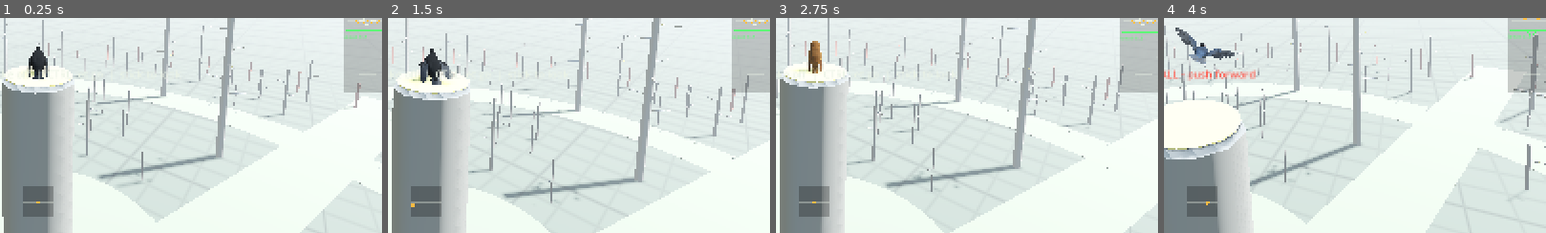
Above: before the commit, frames 1-4 (left to right).
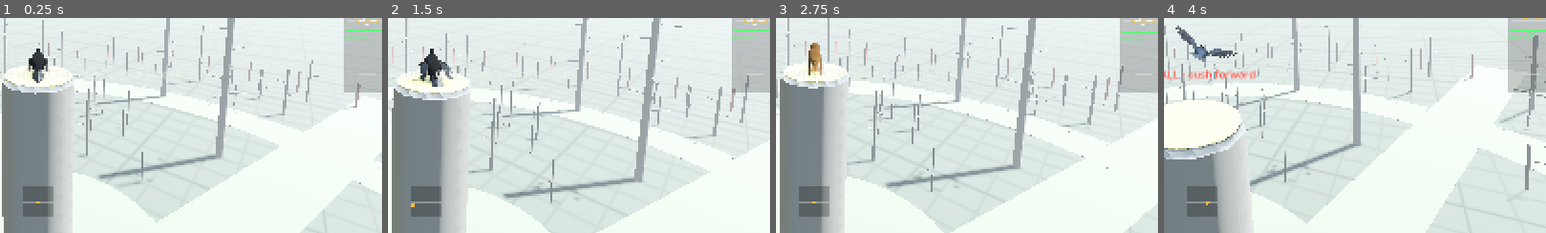
Above: after the commit, the same moments.

Repository: afaucher/flap
Game: Godot game, scene res://scenes/boot.tscn
The game is run twice, just before and just after one commit, with the same random seed, the same clock (stepped at 60 frames per second) and the same inputs.
Inputs (mouse positions are % of the whole screen's width and height, from its top left):
- Up to frame 1 (0.25 s): no input
- Up to frame 2 (1.5 s): tap Enter at 0.5 s; move the mouse to (72, 45) at 0.52 s; hold F (fire) 0.53-1.28 s; hold Up from 0.53 s (still down); click (72, 45) at 0.67 s; tap Space (flap) at 0.77, 1.07 s; move the mouse to (45, 50) at 1.27 s; tap 1 (bird_1) at 1.35 s
- Up to frame 3 (2.75 s): keep holding Up; tap Space (flap) at 1.52, 1.82 s; tap F (fire) at 1.55 s; move the mouse to (52, 48) at 2.02 s; hold F (fire) from 2.03 s (still down); tap 2 (bird_2) at 2.1 s
- Up to frame 4 (4 s): keep holding Up; move the mouse to (49, 52) at 2.77 s; release F (fire) at 2.78 s; tap 3 (bird_3) at 2.85 s; click (49, 52) at 2.92 s; tap Space (flap) at 3.02, 3.32, 3.77 s; tap F (fire) at 3.05 s; move the mouse to (57, 51) at 3.52 s; hold F (fire) from 3.53 s (still down); tap 4 (bird_4) at 3.6 s
The pictures show only the part of the screen within x 45-95%, y 49-99%; the shares and areas given below are measured in that part.

The runs differ from the first frame. In frame 1, 0.2% of the frame differs, in the area x 7-13%, y 13-31%; in frame 2, 0.3%; in frame 3, 0.4%, in the area x 5-12%, y 10-28%; in frame 4, 0.3%.

Commit message:
Sitting birds keep their tail and wingtips out of what they sit on
Telemetry reports the surface under a sitting bird (a branch's cylinder, a treetop's disc, the ground). The rig
measures its drawn feather tips against it and leans -- body toward level, tail cocked up -- while any digs in,
easing back once clear. Facing across a thin branch nothing changes; facing along one, on a thick branch or on
the ground the bird levels out. test_posture (all species, thin and thick branches, ground);
regression entry sitting-tail-in-surface KILLED.

Co-Authored-By: Claude Opus 5.5 <noreply@anthropic.com>

Diff:
--- a/scripts/bird/bird.gd
+++ b/scripts/bird/bird.gd
@@ -401,6 +401,7 @@
 		"has_grip": _grip_point() != null,
 		"grip": _grip_point() if _grip_point() != null else Vector3.ZERO,
 		"grip_radius": perch.thickness if perch != null and state in [State.LANDING, State.PERCHED] else 0.0,   # (the branch the toes wrap)
+		"surface": _surface(),
 		"speed": m.speed if state == State.FLYING else m.velocity.length(),
 		"v_best": p.v_best,
 		"v_stall": p.v_stall,
@@ -451,6 +452,19 @@
 	return global_position + facing * 8.0 + Vector3.UP * look_pitch * 4.0
 
 
+## What the bird sits on, for the rig to keep its tail and wingtips out of (world): {kind "branch" (a..b its axis,
+## radius), "disc" (a treetop: centre on its top, radius) or "ground" (centre on it)}; empty in the air.
+func _surface() -> Dictionary:
+	if state == State.GROUNDED:
+		return {"kind": "ground", "centre": Vector3(global_position.x, ArenaLayout.GROUND_Y, global_position.z)}
+	if perch == null or not (state == State.PERCHED or state == State.LANDING):
+		return {}
+	if perch.kind == Perch.Kind.BRANCH:
+		var down := Vector3.DOWN * perch.thickness
+		return {"kind": "branch", "a": perch.a + down, "b": perch.b + down, "radius": perch.thickness}
+	return {"kind": "disc", "centre": perch_grip, "radius": perch.disc}
+
+
 ## Where the feet reach for (world), or null: the perch while landing on or sitting on it, the ground
 ## under a grounded bird, a catchable perch a few metres ahead.
 func _grip_point() -> Variant:
--- a/scripts/bird/bird_rig.gd
+++ b/scripts/bird/bird_rig.gd
@@ -78,6 +78,9 @@
 var foot_targets: Array[Vector3] = [Vector3.ZERO, Vector3.ZERO]
 var toe_grip := 0.0             ## 0 open .. 1 curled round a branch
 var grip_radius := 0.0          ## the branch under the feet (m; 0: none, or the ground): the detailed toes wrap it
+var lean := 0.0                 ## sitting: 0 the species' posture .. 1 the body level and the tail raised (to keep the
+                                ## tail and wingtips off what the bird sits on: BirdRig._posture)
+const LEAN_PITCH := 5.0         ## deg: the body's pitch at full lean
 var neck_ext := 0.3             ## 0 retracted (head on the shoulders) .. 1 reaching
 var head_offset := Vector3.ZERO ## rig space, head stabilisation: where the head lags its neck target
 var fluff := 1.0                ## plumage volume (1 sleek .. ~1.15 fluffed)
@@ -1329,6 +1332,8 @@
 	var tail_t := 0.6 * flare if not sitting else deg_to_rad(float(POSE.get(profile.id, POSE["crow"]).tail_down))
 	if sitting and age < 1.5:
 		tail_t += 0.3 * exp(-age * 3.0) * sin(age * 14.0)   # a few balancing pumps after touching down
+	if sitting:
+		tail_t -= deg_to_rad(25.0) * lean   # (leaning, the tail cocks up)
 	tail_pitch = lerpf(tail_pitch, tail_t, ks)
 	tail_twist = lerpf(tail_twist, -float(t.bank) * 0.25 if not sitting else 0.0, ks)
 	# Airflow on the feathers: a little always, more with speed, almost none perched.
@@ -1351,6 +1356,7 @@
 	fluff = lerpf(fluff, fluff_t, 1.0 - exp(-2.0 * dt))
 	_clock_t += dt
 	breath = sin(TAU * 0.3 / sqrt(_L) * _clock_t) * (1.0 if sitting else 0.3)
+	_posture(t, dt, sitting)
 	# Touchdown: the trunk sinks on flexing legs and comes back up (the feet stay on the grip).
 	world_up = (global_transform.basis.inverse() * Vector3.UP).normalized()
 	var dip := 0.0
@@ -1363,7 +1369,7 @@
 	var stance_t := 0.0
 	if sitting and t.has_grip:
 		var parent_xf := get_parent_node_3d().global_transform if get_parent_node_3d() != null else Transform3D()
-		var hip_w := parent_xf * ((_hip[0] + _hip[1]) * 0.5)
+		var hip_w := parent_xf * (basis * ((_hip[0] + _hip[1]) * 0.5))
 		var reach := body.femur + _tib + _tars
 		var want_h := reach * (float(POSE.get(profile.id, POSE["crow"]).stance) if state == Bird.State.PERCHED else 0.85)
 		stance_t = want_h - (hip_w - (t.grip as Vector3)).dot(Vector3.UP)
@@ -1403,6 +1409,53 @@
 		toe_grip = lerpf(toe_grip, grip, 1.0 - exp(-10.0 * dt))
 	grip_radius = float(t.get("grip_radius", 0.0)) if t.has_grip else 0.0
 	apply_pose()
+
+
+## Sitting, keep the tail and wingtips out of what the bird sits on, as a bird shifts its posture: measure the
+## drawn feathers' tips (last pose) against the surface (telemetry "surface": a branch's cylinder, a treetop's disc,
+## the ground) and lean -- the body pitched toward level (LEAN_PITCH) about the rig's origin and the tail cocked up
+## -- while any tip digs in; ease back to the species' posture once they clear it by a margin. Facing across a
+## branch the tail hangs behind it and nothing changes; facing along it, or on the ground, the bird levels out.
+## Visual only: the rig turns within the Bird's own (unchanged) body.
+func _posture(t: Dictionary, dt: float, sitting: bool) -> void:
+	var srf: Dictionary = t.get("surface", {})
+	if not sitting or srf.is_empty():
+		lean = maxf(lean - dt * 2.0, 0.0)
+	else:
+		var margin := _L * 0.01
+		var worst := -INF   # (the deepest tip below the surface plus margin; negative: the smallest clearance)
+		var xf := global_transform
+		var tips := PackedVector3Array()
+		for f in feather_xforms:
+			tips.append(xf * (f.origin + f.basis.z))
+		for p in tips:
+			worst = maxf(worst, _depth(srf, p) + margin)
+		if worst > 0.0:
+			lean = minf(lean + dt * clampf(worst / (_L * 0.02), 0.5, 6.0), 1.0)
+		elif worst < -_L * 0.03:
+			lean = maxf(lean - dt * 0.6, 0.0)
+	var sit_pitch: float = float(POSE.get(profile.id, POSE["crow"]).perch_pitch)
+	if t.state == Bird.State.GROUNDED:
+		sit_pitch = float(POSE.get(profile.id, POSE["crow"]).ground_pitch)
+	basis = Basis(Vector3.RIGHT, -deg_to_rad(maxf(sit_pitch - LEAN_PITCH, 0.0)) * smoothstep(0.0, 1.0, lean))
+
+
+## How far `p` (world) is inside the surface: + inside, - clear of it.
+static func _depth(srf: Dictionary, p: Vector3) -> float:
+	match String(srf.kind):
+		"branch":
+			var a: Vector3 = srf.a
+			var ab: Vector3 = (srf.b as Vector3) - a
+			var s := clampf((p - a).dot(ab) / maxf(ab.length_squared(), 1e-8), -0.2, 1.2)   # (the branch runs on past the grip line)
+			return float(srf.radius) - p.distance_to(a + ab * s)
+		"disc":
+			var c: Vector3 = srf.centre
+			if Vector2(p.x - c.x, p.z - c.z).length() > float(srf.radius):
+				return -INF
+			return c.y - p.y
+		"ground":
+			return (srf.centre as Vector3).y - p.y
+	return -INF
 
 
 ## Where the head looks, as birds do it: hold a fixation (log-normal, the species' mean), then snap to the
--- a/tests/regressions/mutations.json
+++ b/tests/regressions/mutations.json
@@ -613,5 +613,47 @@
     "replace": "\tm.next_pass = ShaderMaterial.new()\n"
    }
   ]
+ },
+ {
+  "id": "sitting-tail-in-surface",
+  "bug": "Sitting, the body kept the species' upright posture whatever it sat on: facing along a branch, on a treetop or on the ground the tail and wingtips went into it (2026-11-02).",
+  "tests": [
+   "test_posture"
+  ],
+  "edits": [
+   {
+    "file": "scripts/bird/bird_rig.gd",
+    "find": "\t\t\tlean = minf(lean + dt * clampf(worst / (_L * 0.02), 0.5, 6.0), 1.0)\n",
+    "replace": "\t\t\tpass\n"
+   }
+  ]
+ },
+ {
+  "id": "weapons-fire-from-beak",
+  "bug": "Rockets and seekers left from a fixed point 0.6 body lengths ahead of the bird -- past its beak -- not from the pods drawn on its back (2026-11-02).",
+  "tests": [
+   "test_combat"
+  ],
+  "edits": [
+   {
+    "file": "scripts/combat/launcher.gd",
+    "find": "mount.call(weapon, int(ammo[weapon])) if mount.is_valid() else muzzle()",
+    "replace": "muzzle()"
+   }
+  ]
+ },
+ {
+  "id": "mount-fire-through-head",
+  "bug": "The launcher sat on the pommel so low that its line of fire skimmed the bird's crown by 3-12 mm (2026-11-02).",
+  "tests": [
+   "test_tack"
+  ],
+  "edits": [
+   {
+    "file": "scripts/tack/saddle.gd",
+    "find": "\t\tpivot.y += 0.5 * k\n",
+    "replace": "\t\tpivot.y += 0.0\n"
+   }
+  ]
  }
 ]
--- /dev/null
+++ b/tests/test_posture.gd
@@ -0,0 +1,69 @@
+extends TestCase
+## Sitting, a bird keeps its tail and wingtips out of what it sits on (BirdRig._posture), measured on the drawn
+## feathers' tips against the surface the Bird reports, every species:
+## - perched facing across a branch, the arena's thinnest and thickest (as it lands): the tail hangs behind it, nothing digs in, the posture is the
+##   species' own (no lean) on the thin one;
+## - turned to face along the branch: the bird levels out until every tip clears it;
+## - standing on the ground: every tip clears the ground.
+
+
+func _init() -> void:
+	timeout_sec = 120.0
+
+
+func setup() -> void:
+	var layout := ArenaLayout.generate(7)
+	var arena := ArenaBuilder.new()
+	add_child(arena)
+	arena.build(layout)
+	await frames(2)
+	var thin: Perch = null
+	var thick: Perch = null
+	for q in layout.perches:
+		if q.kind == Perch.Kind.BRANCH:
+			thin = q if thin == null or q.thickness < thin.thickness else thin
+			thick = q if thick == null or q.thickness > thick.thickness else thick
+	for p in BirdProfile.all():
+		for perch: Perch in [thin, thick]:
+			var tag := "%s on a %.0f cm branch" % [p.id, perch.thickness * 200.0]
+			var b := Bird.new()
+			add_child(b)
+			b.setup(p, layout, ScriptedInput.new())
+			b.arena = arena
+			b.perch_at(perch)
+			await frames(90)
+			check(_deepest(b) < 0.0, "%s, across it: tail and wingtips clear it (deepest %.4f m)" % [tag, _deepest(b)])
+			if perch == thin:   # (on the thickest, 24 cm across, an upright tail reaches the far side: it leans a little)
+				check(b.rig.lean < 0.15, "%s, across it: its own posture (lean %.2f)" % [tag, b.rig.lean])
+			var along := perch.b - perch.a
+			along.y = 0.0
+			b.facing = along.normalized()
+			await frames(150)
+			check(_deepest(b) < 0.0, "%s, along it: tail and wingtips clear it (deepest %.4f m)" % [tag, _deepest(b)])
+			b.queue_free()
+			await frames(1)
+		var g := Bird.new()
+		add_child(g)
+		g.setup(p, layout, ScriptedInput.new())
+		g.arena = arena
+		g.fly_from(Vector3(0, 0.3, 0), Vector3(1, -1, 0).normalized(), 1.0)
+		for i in 30:
+			await frames(1)
+			if g.state == Bird.State.GROUNDED:
+				break
+		await frames(150)
+		eq(g.state, Bird.State.GROUNDED, p.id + " on the ground")
+		check(_deepest(g) < 0.0, "%s on the ground: tail and wingtips clear it (deepest %.4f m)" % [p.id, _deepest(g)])
+		g.queue_free()
+		await frames(1)
+	finish()
+
+
+## The deepest drawn feather tip inside the surface the bird sits on (m; negative: all clear).
+func _deepest(b: Bird) -> float:
+	var srf: Dictionary = b.telemetry().surface
+	var xf := b.rig.global_transform
+	var worst := -INF
+	for f in b.rig.feather_xforms:
+		worst = maxf(worst, BirdRig._depth(srf, xf * (f.origin + f.basis.z)))
+	return worst
Not shown, added: tests/test_posture.gd.uid
